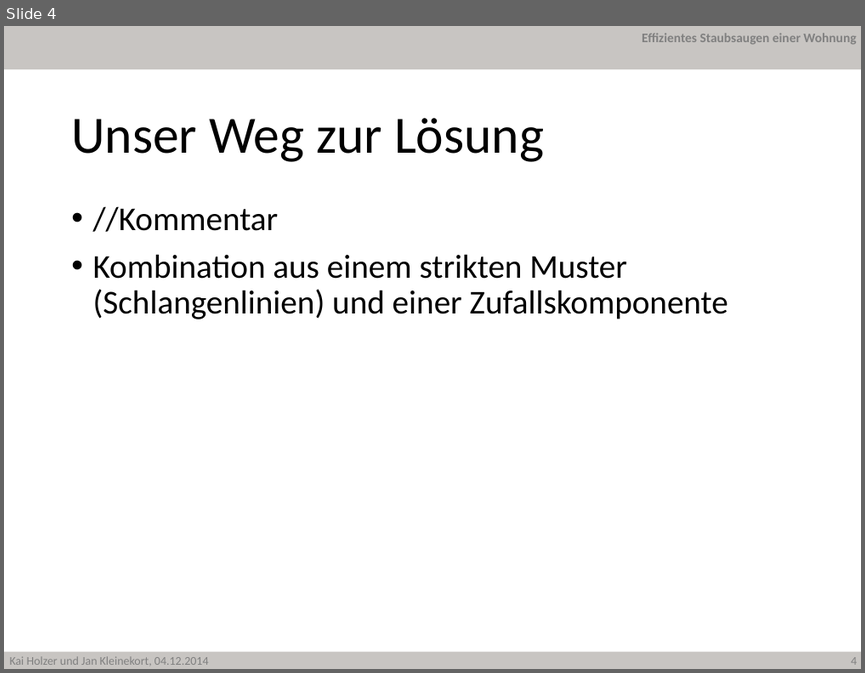
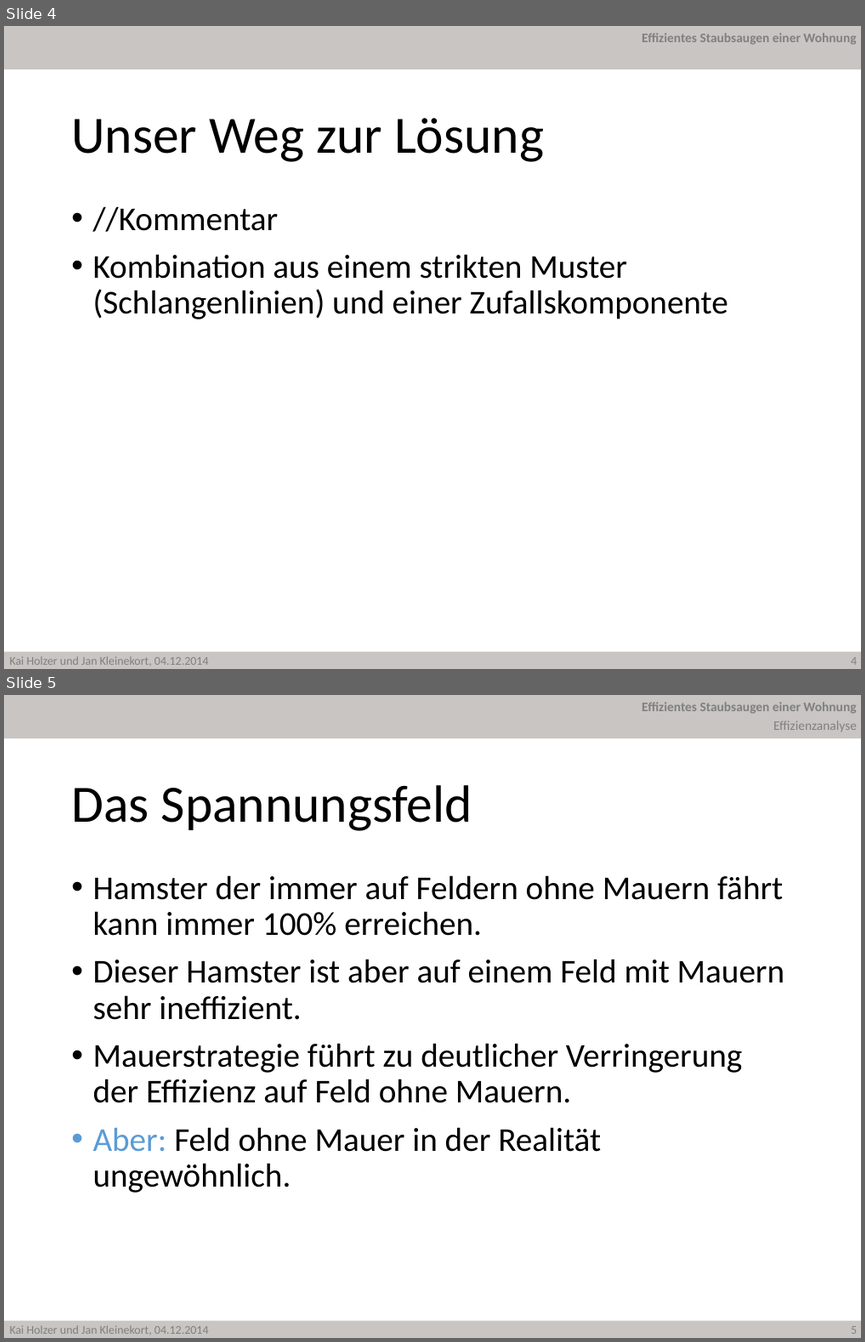
Before and after one commit to JanKl/Hamster, a slide deck: Präsentation/Hamster Holzer Kleinekort.pptx. Shown one above the other, each under a label of ours: slide 4 before the commit, slides 4 and 5 after it. The pictures are 865x673 and 865x1342 pixels, drawn with LibreOffice and Linux fonts; fonts in the diff are those of the drawing; background and template pictures are left out. Boxes give left, top, right and bottom in pixels: in the first picture for what was removed or moved away, otherwise in the second. Text is boxed around its words. In the diff, an @@ line names an element or a change of style, - is before the commit and + after.

Commit message:
Excel Effizienzuntersuchung und PowerPoint Effizienz

```diff
--- a/Präsentation/Hamster Holzer Kleinekort.pptx
+++ b/Präsentation/Hamster Holzer Kleinekort.pptx
@@ slide 5 added at [4,695,861,1338], background #FFFFFF; not listed: 5 template elements that a slide beside it also shows @@
@@ text added at [773,721,857,732], 11 pt, text #808080 @@
+Effizienzanalyse
@@ title added at [71,785,472,831], 44 pt, text #000000 @@
+Das Spannungsfeld
@@ text added at [93,875,784,1192], 28 pt, text #000000 @@
+• Hamster der immer auf Feldern ohne Mauern fährt kann immer 100% erreichen.
+• Dieser Hamster ist aber auf einem Feld mit Mauern sehr ineffizient.
+• Mauerstrategie führt zu deutlicher Verringerung der Effizienz auf Feld ohne Mauern.
+• Aber: Feld ohne Mauer in der Realität ungewöhnlich.
```
Also in this commit, not shown: 7 slides changed, 7 other slides added, 4 other files.
